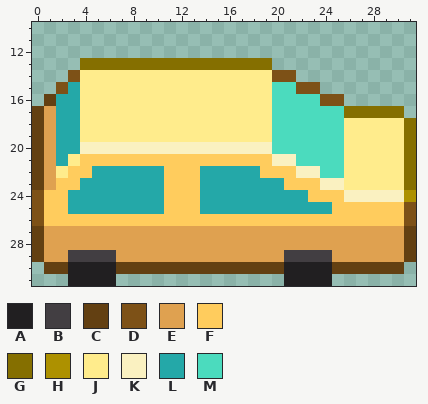
A pixel-art file gets an edit: Assets/Pixelart/Garage/car.aseprite. The picture above was drawn from the file before the commit.
32x32 pixels, 1 frame. Shown: x 0..31, y 10..31.
Palette (. is transparent): A #211f21  B #423e42  C #634012  D #7d5117  E #dfa150  F #ffcc5d  G #856f00  H #ad9100  J #ffec8c  K #faf1c1  L #24a8a8  M #4bdbbe
Pixels before, first column x 0:
13 ....GGGGGGGGGGGGGGGG............
14 ...DJJJJJJJJJJJJJJJJDD..........
15 ..DLJJJJJJJJJJJJJJJJMMDD........
16 .CLLJJJJJJJJJJJJJJJJMMMMDD......
17 CELLJJJJJJJJJJJJJJJJMMMMMMGGGGG.
18 CELLJJJJJJJJJJJJJJJJMMMMMMJJJJJG
19 CELLJJJJJJJJJJJJJJJJMMMMMMJJJJJG
20 CELLKKKKKKKKKKKKKKKKMMMMMMJJJJJG
21 CELJFFFFFFFFFFFFFFFFKKMMMMJJJJJG
22 CEJFFLLLLLLFFFLLLLLFFFKKMMJJJJJG
23 CEFFLLLLLLLFFFLLLLLLLFFFKKJJJJJG
24 DFFLLLLLLLLFFFLLLLLLLLLFFFKKKKKH
25 DFFLLLLLLLLFFFLLLLLLLLLLLFFFFFFD
26 DFFFFFFFFFFFFFFFFFFFFFFFFFFFFFFD
27 CEEEEEEEEEEEEEEEEEEEEEEEEEEEEEEC
28 CEEEEEEEEEEEEEEEEEEEEEEEEEEEEEEC
29 CEEBBBBEEEEEEEEEEEEEEBBBBEEEEEEC
30 .CCAAAACCCCCCCCCCCCCCAAAACCCCCC.
31 ...AAAA..............AAAA.......
Now the later version:
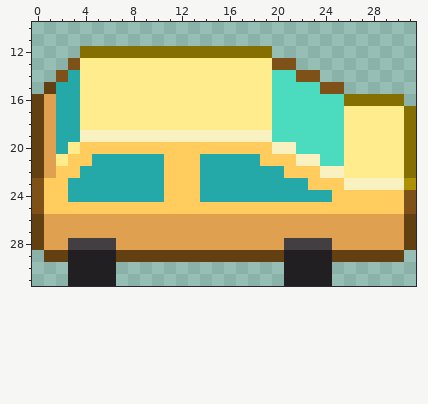
From old to new:
y 12: x 4..19 ................ -> GGGGGGGGGGGGGGGG
y 13: x 3..21 .GGGGGGGGGGGGGGGG.. -> DJJJJJJJJJJJJJJJJDD
y 14: x 2..3 .D -> DL; x 20..23 DD.. -> MMDD
y 15: x 1..2 .D -> CL; x 22..25 DD.. -> MMDD
y 16: x 0..1 .C -> CE; x 24..30 DD..... -> MMGGGGG
y 17: x 26..31 GGGGG. -> JJJJJG
y 19: x 4..19 JJJJJJJJJJJJJJJJ -> KKKKKKKKKKKKKKKK
y 20: x 3..21 LKKKKKKKKKKKKKKKKMM -> JFFFFFFFFFFFFFFFFKK
y 21: x 2..3 LJ -> JF; x 5..10 FFFFFF -> LLLLLL; x 14..18 FFFFF -> LLLLL; x 20..23 KKMM -> FFKK
y 22: x 2 J -> F; x 4 F -> L; x 19..20 FF -> LL; x 22..25 KKMM -> FFKK
y 23: x 0..1 CE -> DF; x 3 F -> L; x 21..22 FF -> LL; x 24..31 KKJJJJJG -> FFKKKKKH
y 24: x 23..24 FF -> LL; x 26..31 KKKKKH -> FFFFFD
y 25: x 3..10 LLLLLLLL -> FFFFFFFF; x 14..24 LLLLLLLLLLL -> FFFFFFFFFFF
y 26: x 0..31 DFFFFFFFFFFFFFFFFFFFFFFFFFFFFFFD -> CEEEEEEEEEEEEEEEEEEEEEEEEEEEEEEC
y 28: x 3..6 EEEE -> BBBB; x 21..24 EEEE -> BBBB
y 29: x 0..31 CEEBBBBEEEEEEEEEEEEEEBBBBEEEEEEC -> .CCAAAACCCCCCCCCCCCCCAAAACCCCCC.
y 30: x 1..2 CC -> ..; x 7..20 CCCCCCCCCCCCCC -> ..............; x 25..30 CCCCCC -> ......
